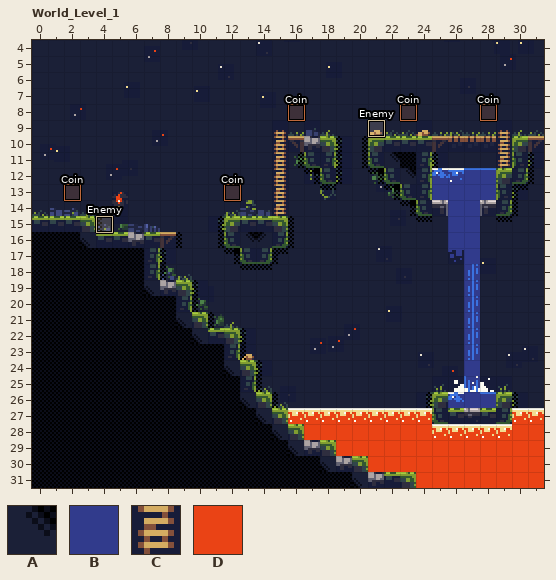
Level history. LDtk project: demogames/basic1/world.ldtk. Above: the version before the commit.
Cells are 8x8 px. Shown: World_Level_1 x 0..31, y 4..31.
Key: from "IntGrid_layer": A 1 "walls", B 2 "water", C 3 "ladder", D 4 "lava".
_ is an empty cell.
Layers that did not change in this view are not listed.
Layer "IntGrid_layer" before, first column x 0:
 4 ________________________________
 5 ________________________________
 6 ________________________________
 7 ________________________________
 8 ________________________________
 9 ________________________________
10 _______________CAAA__AAAAAAAACAA
11 _______________C_AA__AAAA____CA_
12 _______________C__A___AAABBBBAA_
13 _______________C_______AABBBBA__
14 _______________C________AABBAA__
15 AAAA________AAAA__________BB____
16 AAAAAAAAA___AAAA__________BB____
17 AAAAAAAA_____AA____________B____
18 AAAAAAAA___________________B____
19 AAAAAAAAAA_________________B____
20 AAAAAAAAAA_________________B____
21 AAAAAAAAAAA________________B____
22 AAAAAAAAAAAAA______________B____
23 AAAAAAAAAAAAA______________B____
24 AAAAAAAAAAAAAA_____________B____
25 AAAAAAAAAAAAAA_____________B____
26 AAAAAAAAAAAAAAA__________ABBBA__
27 AAAAAAAAAAAAAAAADDDDDDDDDAAAAADD
28 AAAAAAAAAAAAAAAAADDDDDDDDDDDDDDD
29 AAAAAAAAAAAAAAAAAAADDDDDDDDDDDDD
30 AAAAAAAAAAAAAAAAAAAAADDDDDDDDDDD
31 AAAAAAAAAAAAAAAAAAAAAAAADDDDDDDD
And afterwards:
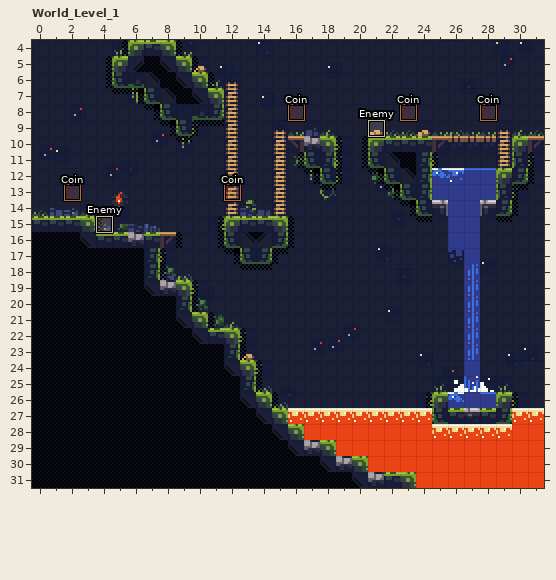
Difference:
Layer "IntGrid_layer":
The edit adds tile A in row 4 at x 6 to 8; in row 5 at x 5 to 9; in row 6 at x 5 to 10; in row 7 at x 7 to 11; in row 8 at x 8 and 10 to 11; in row 9 at x 9.
The edit adds tile C in rows 7 to 14 at x 12.
